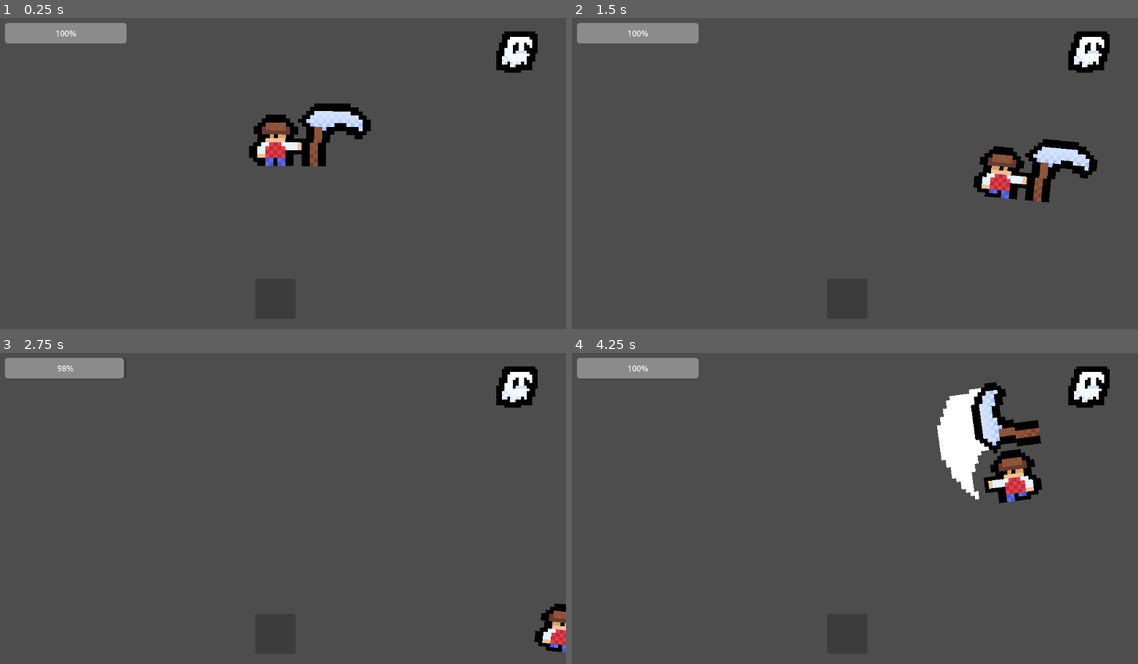
Above: before the commit, frames 1-4 (two rows, left to right).
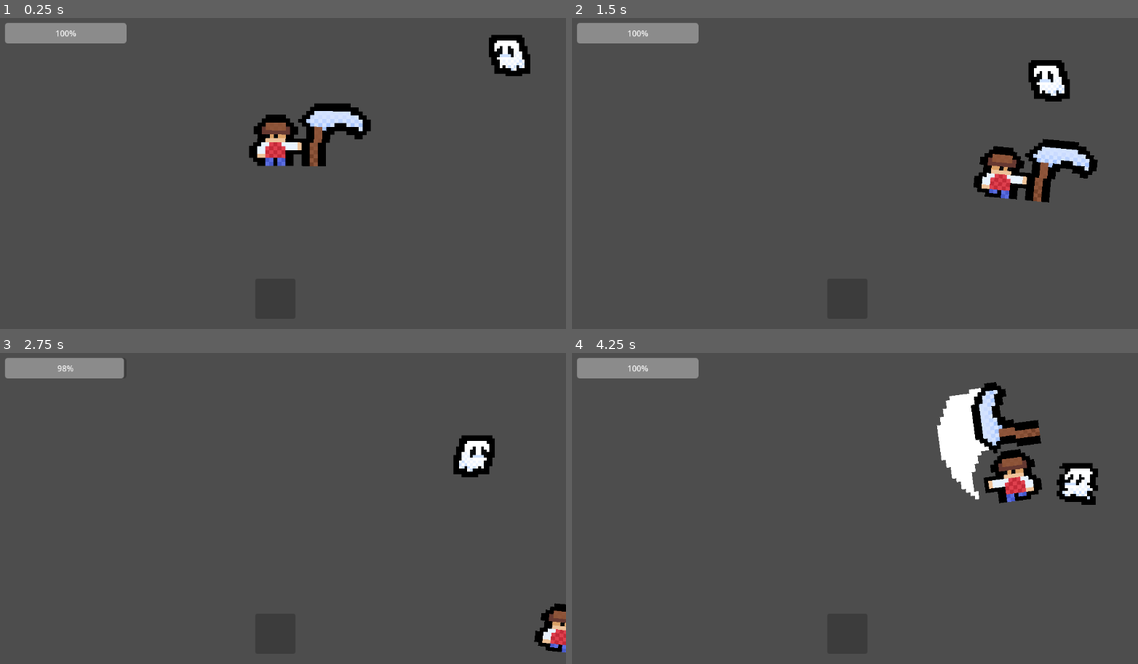
Above: after the commit, the same moments.

Repository: Justingo0/FYWTD_Repo
Game: Godot game, scene res://Scenes/test_world.tscn
The game is run twice, just before and just after one commit, with the same random seed, the same clock (stepped at 60 frames per second) and the same inputs.
Inputs:
- Up to frame 1 (0.25 s): no input
- Up to frame 2 (1.5 s): tap Enter at 0.5 s; hold D (MoveRight) 0.53-1.28 s; hold Space (Attack) 0.53-1.28 s; hold S (MoveDown) from 1.28 s (still down); tap Space (Attack) at 1.35 s
- Up to frame 3 (2.75 s): release S (MoveDown) at 2.03 s; hold D (MoveRight) from 2.03 s (still down); hold Space (Attack) from 2.03 s (still down); tap ` (Test) at 2.1 s
- Up to frame 4 (4.25 s): release D (MoveRight) at 2.78 s; release Space (Attack) at 2.78 s; hold W (MoveUp) 2.78-3.53 s; tap \ (Test2) at 2.85 s; tap Space (Attack) at 3.05 s; hold A (MoveLeft) from 3.53 s (still down); hold Space (Attack) from 3.53 s (still down)

The runs differ from the first frame. In frame 1, 0.8% of the frame differs, in the area x 86-95%, y 4-19%; in frame 2, 1.7%; in frame 3, 1.7%, in the area x 80-95%, y 4-40%; in frame 4, 1.7%.

Commit message:
Scythe Attack & Ghost Attack & Death

Diff:
--- a/farm-your-way-to-death/Scenes/Objects/Nodes/Enemies/ghost.tscn
+++ b/farm-your-way-to-death/Scenes/Objects/Nodes/Enemies/ghost.tscn
@@ -25,7 +25,7 @@
 "duration": 1.0,
 "texture": ExtResource("5_5da6s")
 }],
-"loop": true,
+"loop": false,
 "name": &"attack",
 "speed": 9.0
 }, {
@@ -55,6 +55,45 @@
 "speed": 5.0
 }]
 
+[sub_resource type="Animation" id="Animation_2dfvg"]
+length = 0.001
+tracks/0/type = "value"
+tracks/0/imported = false
+tracks/0/enabled = true
+tracks/0/path = NodePath("AnimatedSprite2D:rotation")
+tracks/0/interp = 1
+tracks/0/loop_wrap = true
+tracks/0/keys = {
+"times": PackedFloat32Array(0),
+"transitions": PackedFloat32Array(1),
+"update": 0,
+"values": [0.0]
+}
+tracks/1/type = "value"
+tracks/1/imported = false
+tracks/1/enabled = true
+tracks/1/path = NodePath("AnimatedSprite2D:position")
+tracks/1/interp = 1
+tracks/1/loop_wrap = true
+tracks/1/keys = {
+"times": PackedFloat32Array(0),
+"transitions": PackedFloat32Array(1),
+"update": 0,
+"values": [Vector2(0, 0)]
+}
+tracks/2/type = "value"
+tracks/2/imported = false
+tracks/2/enabled = true
+tracks/2/path = NodePath("AnimatedSprite2D:scale")
+tracks/2/interp = 1
+tracks/2/loop_wrap = true
+tracks/2/keys = {
+"times": PackedFloat32Array(0),
+"transitions": PackedFloat32Array(1),
+"update": 0,
+"values": [Vector2(5.5, 5.5)]
+}
+
 [sub_resource type="Animation" id="Animation_pqc53"]
 resource_name = "attack"
 length = 0.4
@@ -71,8 +110,27 @@
 "values": [-0.0523599, 0.0523599]
 }
 
-[sub_resource type="Animation" id="Animation_2dfvg"]
-length = 0.001
+[sub_resource type="Animation" id="Animation_1u64n"]
+resource_name = "hurt"
+length = 0.5
+step = 0.05
+tracks/0/type = "value"
+tracks/0/imported = false
+tracks/0/enabled = true
+tracks/0/path = NodePath("AnimatedSprite2D:position")
+tracks/0/interp = 1
+tracks/0/loop_wrap = true
+tracks/0/keys = {
+"times": PackedFloat32Array(0, 0.05, 0.1, 0.15, 0.2, 0.25),
+"transitions": PackedFloat32Array(0, 0, 0, 0, 0, 0),
+"update": 0,
+"values": [Vector2(-6, 0), Vector2(6, 0), Vector2(-6, 0), Vector2(6, 0), Vector2(-6, 0), Vector2(6, 0)]
+}
+
+[sub_resource type="Animation" id="Animation_6puvq"]
+resource_name = "death"
+length = 0.6
+step = 0.05
 tracks/0/type = "value"
 tracks/0/imported = false
 tracks/0/enabled = true
@@ -80,33 +138,51 @@
 tracks/0/interp = 1
 tracks/0/loop_wrap = true
 tracks/0/keys = {
-"times": PackedFloat32Array(0),
-"transitions": PackedFloat32Array(1),
-"update": 0,
-"values": [0.0]
+"times": PackedFloat32Array(0.15, 0.6),
+"transitions": PackedFloat32Array(1, 1),
+"update": 0,
+"values": [0.0, 6.28319]
+}
+tracks/1/type = "value"
+tracks/1/imported = false
+tracks/1/enabled = true
+tracks/1/path = NodePath("AnimatedSprite2D:scale")
+tracks/1/interp = 1
+tracks/1/loop_wrap = true
+tracks/1/keys = {
+"times": PackedFloat32Array(0.15, 0.6),
+"transitions": PackedFloat32Array(1, 1),
+"update": 0,
+"values": [Vector2(5.5, 5.5), Vector2(0, 0)]
 }
 
 [sub_resource type="AnimationLibrary" id="AnimationLibrary_vw1bv"]
 _data = {
 "RESET": SubResource("Animation_2dfvg"),
-"attack": SubResource("Animation_pqc53")
+"attack": SubResource("Animation_pqc53"),
+"death": SubResource("Animation_6puvq"),
+"hurt": SubResource("Animation_1u64n")
 }
 
 [sub_resource type="CircleShape2D" id="CircleShape2D_jxgj2"]
 radius = 85.0059
+
+[sub_resource type="RectangleShape2D" id="RectangleShape2D_ep53m"]
+size = Vector2(100, 100)
 
 [node name="Ghost" type="CharacterBody2D"]
 collision_layer = 2
 collision_mask = 2
 script = ExtResource("1_btdaj")
-attack_cooldown = 1.0
+speed = 40.0
+health = 24
 
 [node name="AnimatedSprite2D" type="AnimatedSprite2D" parent="."]
 z_index = 1
 texture_filter = 1
 scale = Vector2(5.5, 5.5)
 sprite_frames = SubResource("SpriteFrames_uasnd")
-animation = &"move"
+animation = &"hurt"
 autoplay = "move"
 
 [node name="AnimationPlayer" type="AnimationPlayer" parent="."]
@@ -122,6 +198,9 @@
 [node name="Cooldown" type="Timer" parent="."]
 one_shot = true
 
+[node name="CollisionShape2D" type="CollisionShape2D" parent="."]
+shape = SubResource("RectangleShape2D_ep53m")
+
 [connection signal="frame_changed" from="AnimatedSprite2D" to="." method="_on_animated_sprite_2d_frame_changed"]
 [connection signal="body_entered" from="Hitbox" to="." method="_on_hitbox_body_entered"]
 [connection signal="body_exited" from="Hitbox" to="." method="_on_hitbox_body_exited"]
--- a/farm-your-way-to-death/Scenes/Objects/Nodes/Items/sycthe.tscn
+++ b/farm-your-way-to-death/Scenes/Objects/Nodes/Items/sycthe.tscn
@@ -108,11 +108,14 @@
 }
 
 [sub_resource type="CircleShape2D" id="CircleShape2D_c2v47"]
-radius = 283.0
+radius = 213.009
 
 [node name="Sycthe" type="Area2D"]
 z_index = 5
+collision_layer = 3
+collision_mask = 3
 script = ExtResource("1_wm3a8")
+damage = 12
 cooldown_time = 0.9
 
 [node name="AnimationPlayer" type="AnimationPlayer" parent="."]
@@ -142,4 +145,3 @@
 [node name="Hitbox" type="CollisionShape2D" parent="."]
 position = Vector2(-58, -20)
 shape = SubResource("CircleShape2D_c2v47")
-disabled = true
--- a/farm-your-way-to-death/Scripts/Enemies/ghost.gd
+++ b/farm-your-way-to-death/Scripts/Enemies/ghost.gd
@@ -5,41 +5,45 @@
 @onready var cooldown_timer = $Cooldown
 
 @export var speed:float
-@export var damage:int
-@export var attack_cooldown:float
+@export var damage:int = 6
+@export var attack_cooldown:float = 1
 @export var health:int
 
 var nearestPlayer:CharacterBody2D
 var attacking:CharacterBody2D
 
+var is_dead := false
+
 func _ready() -> void:
 	cooldown_timer.wait_time = attack_cooldown
 	nearestPlayer = %PlayerCharacter
 
+	add_to_group("Enemy")
+
 func _on_animated_sprite_2d_frame_changed() -> void:
-	if spriteAnim.animation == "attack" and spriteAnim.frame == 2:
-		hurt()
+	if spriteAnim.animation == "attack" and spriteAnim.frame == 3:
+		if attacking:
+			attacking.take_damage(damage)
 
 func attack():
-	if cooldown_timer.time_left != 0: return
+	if is_dead: return
 
 	spriteAnim.play("attack")
 	cooldown_timer.start()
+
 	await spriteAnim.animation_finished
+
+	if is_dead: return
 	spriteAnim.play("move")
 
-func hurt():
-	if attacking:
-		attacking.take_damage(damage)
-
 func _physics_process(delta: float) -> void:
-	if not nearestPlayer: return
+	if not nearestPlayer or is_dead: return
 
 	var target_speed = speed*100
 	velocity = global_position.direction_to(nearestPlayer.global_position) * target_speed * delta
 	move_and_slide()
 
-	if attacking:
+	if attacking and cooldown_timer.time_left == 0:
 		attack()
 
 	if velocity.x > 0:
@@ -54,3 +58,22 @@
 func _on_hitbox_body_exited(body: Node2D) -> void:
 	if attacking == body:
 		attacking = null
+
+func take_damage(damageDealt):
+	health -= damageDealt
+	if health <= 0:
+		spriteAnim.play("hurt")
+		animPlayer.play("attack")
+		is_dead = true
+
+		await animPlayer.animation_finished
+
+		queue_free()
+		return
+	animPlayer.play("hurt")
+	spriteAnim.play("hurt")
+	is_dead = true
+	await animPlayer.animation_finished
+	animPlayer.play("RESET")
+	spriteAnim.play("move")
+	is_dead = false
--- a/farm-your-way-to-death/Scripts/Player/player_script.gd
+++ b/farm-your-way-to-death/Scripts/Player/player_script.gd
@@ -1,15 +1,11 @@
 extends CharacterBody2D
 
 @onready var item_slot := $ItemSlot
-@onready var weapon_slot := $WeaponSlot
 
 @onready var lHand = $LeftHand
 @onready var rHand = $RightHand
 @onready var anim = $Animation
 @onready var anim_player = $AnimationPlayer
-
-@onready var hitbox:Area2D = $Hitboxa
-@onready var hitboxCol = $Hitbox/HitboxCollision
 
 @onready var hand1 = preload("res://Sprites/Player/Hand1.png")
 @onready var hand2 = preload("res://Sprites/Player/Hand2.png")
@@ -81,6 +77,5 @@
 
 	move_and_slide()
 
-
-func take_damage(damage:int):
-	health -= damage
+func take_damage(damageDealt:int):
+	health -= damageDealt
--- a/farm-your-way-to-death/Scripts/Weapons/sycthe.gd
+++ b/farm-your-way-to-death/Scripts/Weapons/sycthe.gd
@@ -48,11 +48,14 @@
 
 	await animator.animation_finished
 
-	hitbox.disabled = true
 	setHands(player, ogHand1, ogHand2)
 
 func trigger_hitbox() -> void:
-	hitbox.disabled = false
+	var attackingBodies = get_overlapping_bodies()
+
+	for body in attackingBodies:
+		if body.is_in_group("Enemy"):
+			body.take_damage(damage)
 
 func anim_half_way() -> void:
 	setHands(local_player, heldHandSprite, normHandSprite)
--- a/farm-your-way-to-death/project.godot
+++ b/farm-your-way-to-death/project.godot
@@ -18,6 +18,7 @@
 [global_group]
 
 Player=""
+Enemy=""
 
 [input]
 
Not shown: 1 places in farm-your-way-to-death/Scenes/Objects/Nodes/Enemies/ghost.tscn that only renumber resources
